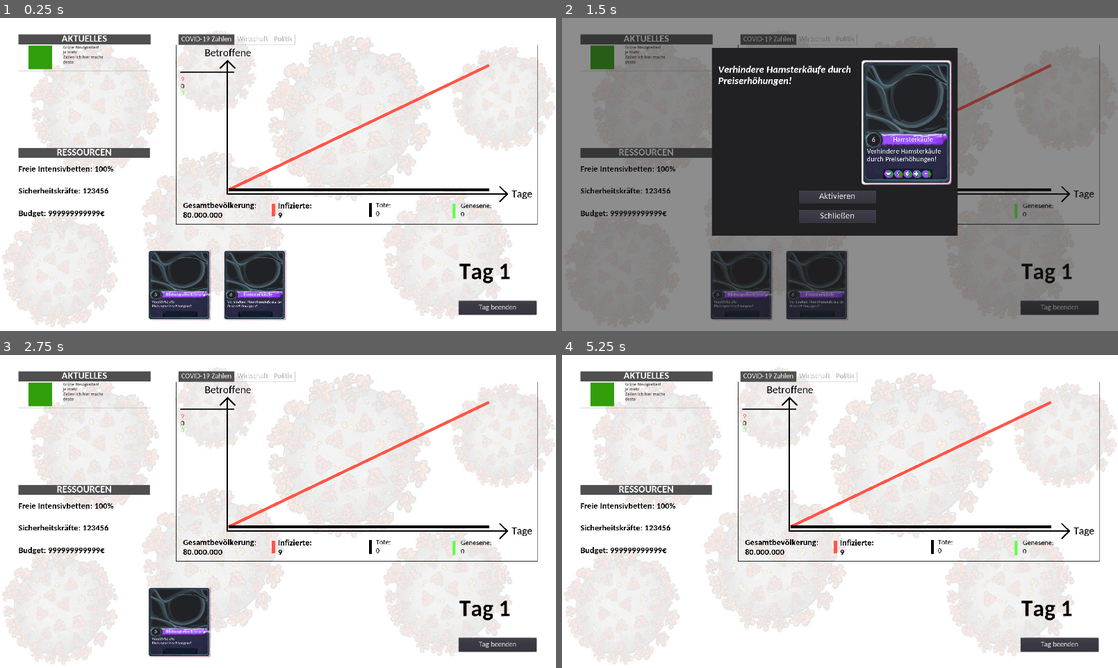
Above: before the commit, frames 1-4 (two rows, left to right).
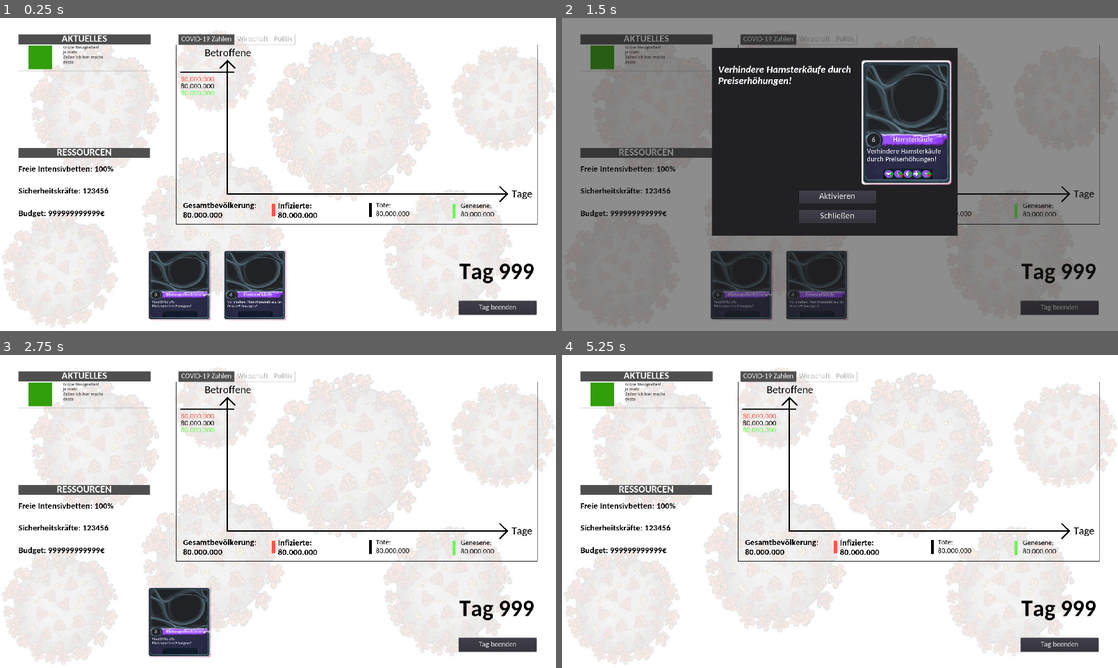
Above: after the commit, the same moments.

Repository: Cards-against-Corona/Cards-against-Corona
Game: Godot game, scene res://Scenes and Scripts/Game.tscn
Same seed, same stepped clock (60 frames per second), same inputs: the game is played once before the commit and once after it.
Inputs:
- Up to frame 1 (0.25 s): no input
- Up to frame 2 (1.5 s): click "Bildungseinrichtungen" at 0.5 s; click "Hamsterkäufe" at 1.25 s
- Up to frame 3 (2.75 s): click "Aktivieren" at 2 s
- Up to frame 4 (5.25 s): click "Bildungseinrichtungen" at 2.75 s; click "Schließen" at 3.5 s; click "Bildungseinrichtungen" at 4.25 s; click "Aktivieren" at 5 s

The runs differ from the first frame. In frame 1, 1.4% of the frame differs, in the area x 32-96%, y 14-84%; in frame 2, 0.5%; in frame 3, 1.4%; in frame 4, 1.4%.
Error before the commit: Invalid operands 'String' and 'int' in operator '!='. (res://Scenes)
Error after the commit: Parse Error: The identifier "card" isn't declared in the current scope. (res://Scenes)

Commit message:
added card cost handler (now working)

Diff:
--- a/Scenes and Scripts/Logic.gd
+++ b/Scenes and Scripts/Logic.gd
@@ -47,6 +47,10 @@
 const infectableStartValue = 80000000
 const infectedStartValue = 7
 const criticalCareBedStartValue = 28000
+const securityStartValue = 100
+const economyStartValue = 100
+const healthsystemStartValue = 100
+const satisfactionStartValue = 100
 const baseFatalityRate = 0.048
 const recoveryTime = 14
 const criticalCasesFactor = 0.75
@@ -61,6 +65,10 @@
 	curedByDay.push_back(0)
 	infectable = infectableStartValue
 	criticalCareBeds = criticalCareBedStartValue
+	security = securityStartValue
+	economy = economyStartValue
+	healthsystem = healthsystemStartValue
+	satisfaction = satisfactionStartValue
 
 func _ready():
 	pass # Replace with function body.
@@ -78,30 +86,48 @@
 func registerCard(card):
 	#instant costs
 	handleCostsOrConsequences(card)
+	#daily costs currently not implemented
 
 func registerEvent(event):
-	pass
+	handleCostsOrConsequences(card)
 
 func handleCostsOrConsequences(obj):
-	if obj.Bettenkosten != 0:
-		var changeValue = 100 / criticalCareBeds * obj.Bettenkosten
-		criticalCareBeds += changeValue
+	if obj.Bettenkosten != "0" and criticalCareBeds > 0:
+		var changeValue = 100 / criticalCareBeds * int(obj.Bettenkosten)
+		if (criticalCareBeds + changeValue < 0):
+			criticalCareBeds = 0
+		else:
+			criticalCareBeds += changeValue
 
-	if obj.Securitykosten != 0:
-		var changeValue = 100 / security * obj.Securitykosten
-		security += changeValue
+	if obj.Securitykosten != "0" and security > 0:
+		var changeValue = 100 / security * int(obj.Securitykosten)
+		if (security + changeValue < 0):
+			security = 0
+		else:
+			security += changeValue
 
-	if obj.UrsacheWirtschaft != 0:
-		var changeValue = 100 / economy * obj.UrsacheWirtschaft
-		economy += changeValue
+	if obj.UrsacheWirtschaft != "0" and economy > 0:
+		var changeValue = 100 / economy * int(obj.UrsacheWirtschaft)
+		if (economy + changeValue < 0):
+			economy = 0
+		else:
+			economy += changeValue
 
-	if obj.UrsacheBefriedigung != 0:
-		var changeValue = 100 / satisfaction * obj.UrsacheBefriedigung
-		satisfaction += changeValue
+	if obj.UrsacheBefriedigung != "0" and satisfaction > 0:
+		var changeValue = 100 / satisfaction * int(obj.UrsacheBefriedigung)
+		if (satisfaction + changeValue < 0):
+			satisfaction = 0
+		else:
+			satisfaction += changeValue
 
-	if obj.UrsacheHealth != 0:
-		var changeValue = 100 / healthsystem * obj.UrsacheHealth
-		healthsystem += changeValue
+	if obj.UrsacheHealth != "0" and healthsystem > 0:
+		var changeValue = 100 / healthsystem * int(obj.UrsacheHealth)
+		if (healthsystem + changeValue < 0):
+			healthsystem = 0
+		else:
+			healthsystem += changeValue
+
+	print(security)
 
 
 func addResourceStatistics():
